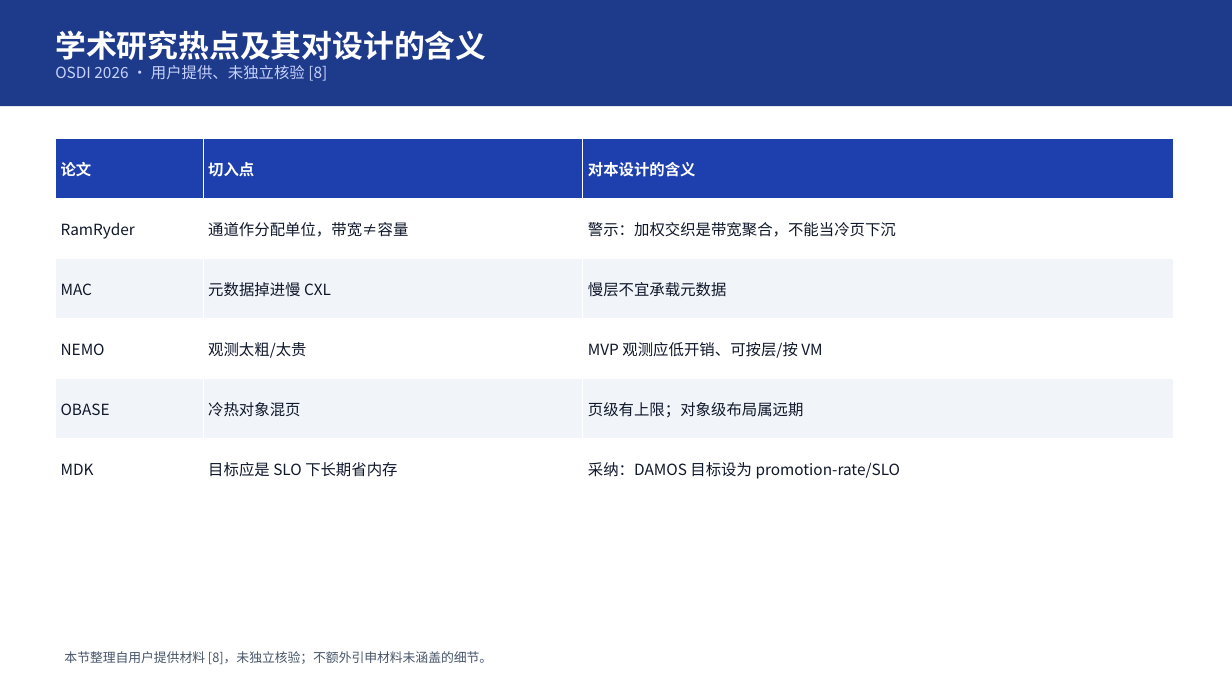
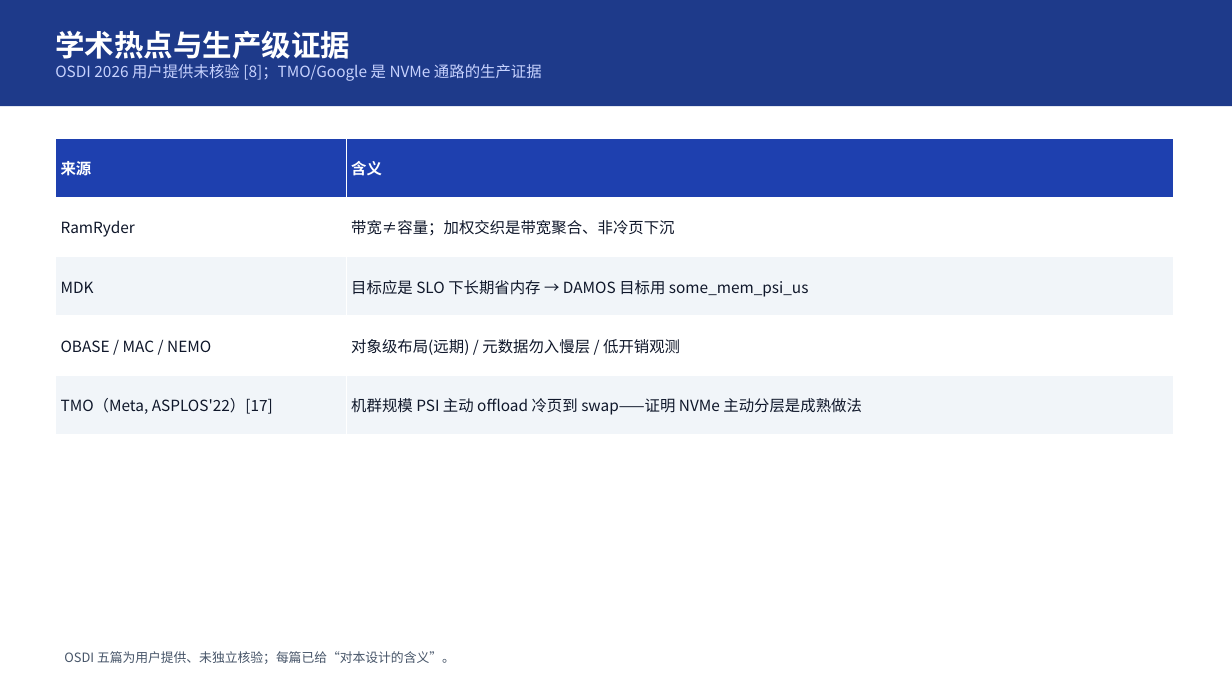
Before and after one commit to turtacn/storm, a slide deck: slide 6 of docs/harness-sop/examples/memory-tiring-p2v/mt-v1.pptx. Drawn at 1232x693 pixels with LibreOffice and Linux fonts; fonts in the diff are those of the drawing. Boxes give left, top, right and bottom in pixels: in the first picture for what was removed or moved away, otherwise in the second. Text is boxed around its words. In the diff, an @@ line names an element or a change of style, - is before the commit and + after.

```diff
--- a/docs/harness-sop/examples/memory-tiring-p2v/mt-v1.pptx
+++ b/docs/harness-sop/examples/memory-tiring-p2v/mt-v1.pptx
@@ text at box(55, 31, 542, 81): text changed @@
-学术研究热点及其对设计的含义
-OSDI 2026 · 用户提供、未独立核验 [8]
+学术热点与生产级证据
+OSDI 2026 用户提供未核验 [8]；TMO/Google 是 NVMe 通路的生产证据
@@ table at box(55, 139, 1174, 434) @@
-论文 | 切入点 | 对本设计的含义
-RamRyder | 通道作分配单位，带宽≠容量 | 警示：加权交织是带宽聚合，不能当冷页下沉
-MAC | 元数据掉进慢 CXL | 慢层不宜承载元数据
-NEMO | 观测太粗/太贵 | MVP 观测应低开销、可按层/按 VM
-OBASE | 冷热对象混页 | 页级有上限；对象级布局属远期
-MDK | 目标应是 SLO 下长期省内存 | 采纳：DAMOS 目标设为 promotion-rate/SLO
+来源 | 含义
+RamRyder | 带宽≠容量；加权交织是带宽聚合、非冷页下沉
+MDK | 目标应是 SLO 下长期省内存 → DAMOS 目标用 some_mem_psi_us
+OBASE / MAC / NEMO | 对象级布局(远期) / 元数据勿入慢层 / 低开销观测
+TMO（Meta, ASPLOS'22）[17] | 机群规模 PSI 主动 offload 冷页到 swap——证明 NVMe 主动分层是成熟做法
@@ text at box(64, 651, 455, 664): text changed @@
-本节整理自用户提供材料 [8]，未独立核验；不额外引申材料未涵盖的细节。
+OSDI 五篇为用户提供、未独立核验；每篇已给“对本设计的含义”。
```
Also in this commit, not shown: 15 other slides changed, 10 other files.
